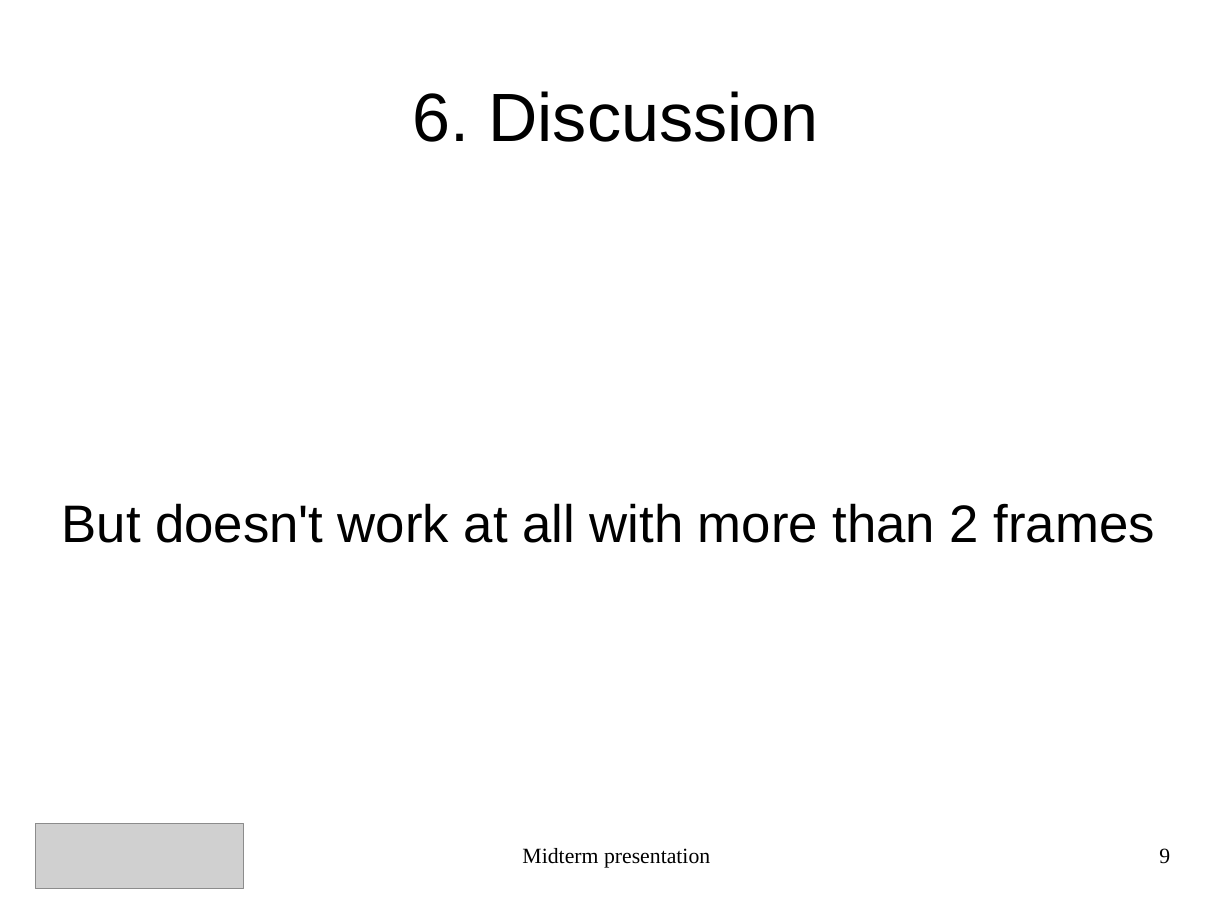
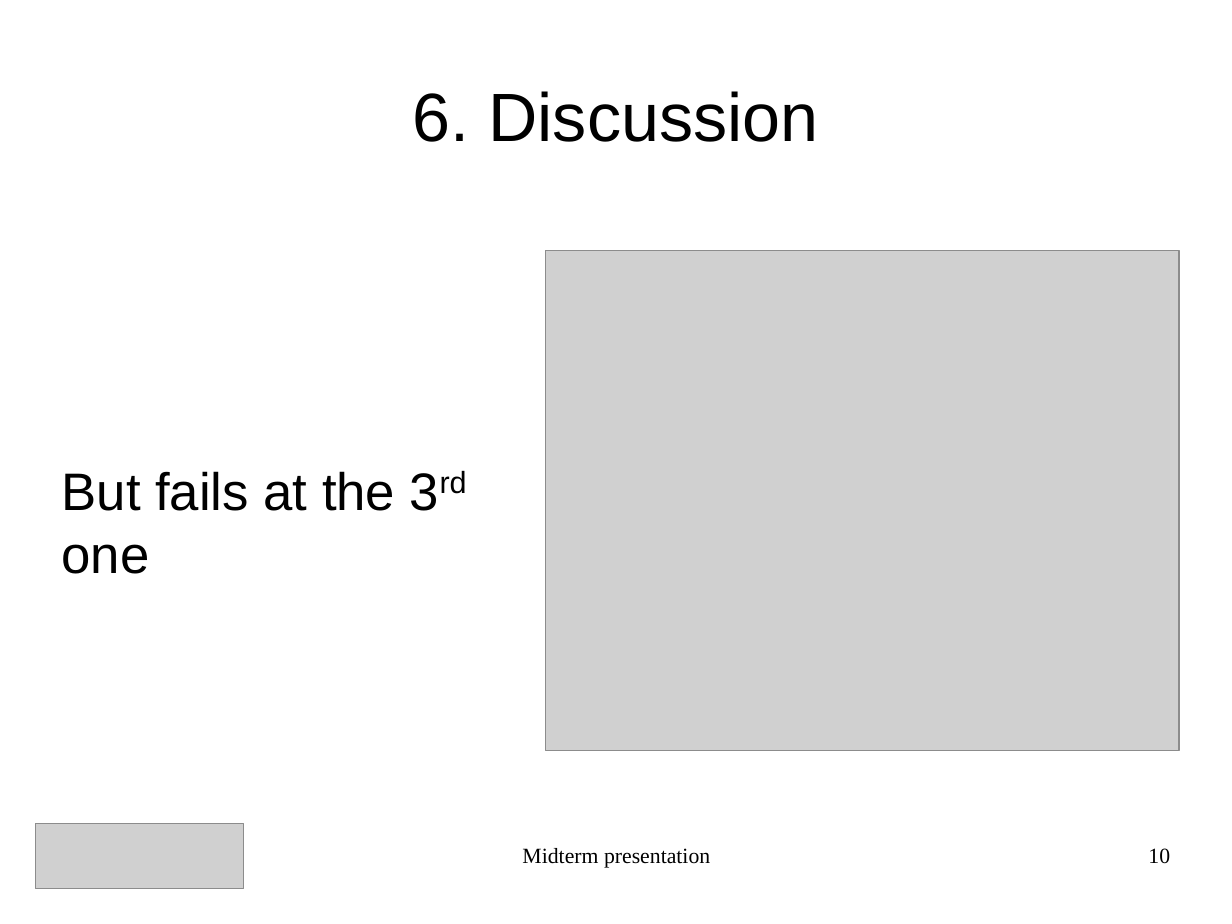
Before and after one commit to AlexVeuthey/KinectFusion, a slide deck: slide 10 of presentation/presentation.odp (slide 9 before the commit). Drawn at 1232x924 pixels with LibreOffice and Linux fonts; fonts in the diff are those of the drawing; grey boxes stand for pictures. Boxes give left, top, right and bottom in pixels: in the first picture for what was removed or moved away, otherwise in the second. Text is boxed around its words. In the diff, an @@ line names an element or a change of style, - is before the commit and + after.

```diff
--- a/presentation/presentation.odp
+++ b/presentation/presentation.odp
@@ picture added at (x1=546, y1=250, x2=1179, y2=750) @@
@@ subtitle added at (x1=62, y1=471, x2=395, y2=574), 34 pt, text #000000 @@
+But fails at the 3rd one
@@ subtitle removed at (x1=62, y1=503, x2=1155, y2=543) @@
-But doesn't work at all with more than 2 frames
@@ page number at (x1=1148, y1=848, x2=1170, y2=864): text changed @@
-9
+10
```
Also in this commit, not shown: 8 other slides changed, 2 slides added, 1 slide removed, 10 other files.
